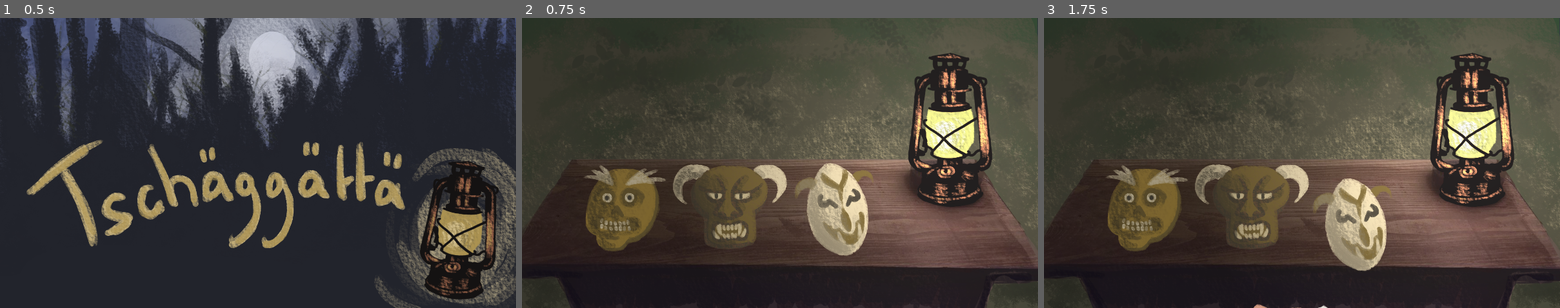
Above: before the commit, frames 1-3 (left to right).
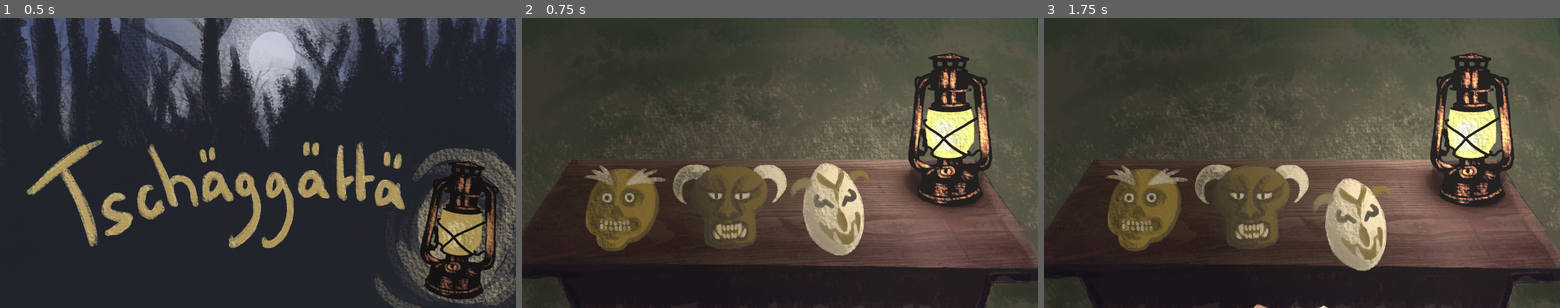
Above: after the commit, the same moments.

Repository: serrureriehurluberlesque/GGJ2026
Game: Godot game, scene res://scenes/main/main.tscn
The game is run twice, just before and just after one commit, with the same random seed, the same clock (stepped at 60 frames per second) and the same inputs.
Inputs (mouse positions are in pixels of both pictures, inside the frame that each line leads up to):
- Up to frame 1 (0.5 s): no input
- Up to frame 2 (0.75 s): tap Enter at 0.5 s; move the mouse to (831, 209) at 0.52 s; hold Up (ui_up) from 0.53 s (still down); hold E (activate) from 0.53 s (still down); click (831, 209) at 0.67 s
- Up to frame 3 (1.75 s): tap Space at 1.25 s; move the mouse to (1250, 206) at 1.27 s; release Up (ui_up) at 1.28 s; release E (activate) at 1.28 s; hold Down (ui_down) from 1.28 s (still down); click (1250, 206) at 1.35 s

Frame 1 is identical in both runs. In frame 2, 1.7% of the frame differs, in the area x 52-68%, y 50-82%; in frame 3, nothing differs.

Commit message:
add setup for deco

Diff:
--- a/ggj2026/scenes/main/main.tscn
+++ b/ggj2026/scenes/main/main.tscn
@@ -13,6 +13,7 @@
 [ext_resource type="Texture2D" uid="uid://b6optcde54ge6" path="res://scenes/main/assets/Trees_7.png" id="6_raeie"]
 [ext_resource type="Texture2D" uid="uid://d30v4tw35mtv4" path="res://scenes/main/assets/Shrubbery_8.png" id="7_hxu8e"]
 [ext_resource type="Script" uid="uid://dc7j5aw1nf2kx" path="res://scenes/main/lantern.gd" id="8_hxu8e"]
+[ext_resource type="Texture2D" uid="uid://w6dnq83ic7ml" path="res://scenes/main/assets/eyes.png" id="12_62atk"]
 [ext_resource type="Texture2D" uid="uid://bxhgi4mkmqvhw" path="res://scenes/main/assets/neutral_point_light.webp" id="13_th5th"]
 [ext_resource type="Script" uid="uid://b8xpq7qr8r6st" path="res://scenes/main/point_light_2d.gd" id="14_7smn1"]
 [ext_resource type="AudioStream" uid="uid://csygubyi44isj" path="res://scenes/main/assets/sounds/mask breathing.wav" id="14_m4h2d"]
@@ -108,7 +109,7 @@
 tracks/3/interp = 1
 tracks/3/loop_wrap = true
 tracks/3/keys = {
-"times": PackedFloat32Array(0.7, 2.5),
+"times": PackedFloat32Array(0.6666667, 2.4666667),
 "transitions": PackedFloat32Array(1, 1),
 "values": [{
 "args": [0.0],
@@ -390,7 +391,7 @@
 
 [node name="mask_3" parent="Background/bg_light/Masks" unique_id=1181649016 instance=ExtResource("5_yyfjg")]
 unique_name_in_owner = true
-position = Vector2(1160, 1793.9999)
+position = Vector2(1145.0001, 1794)
 rotation = 0.0062934435
 type = 3
 
@@ -404,6 +405,15 @@
 position = Vector2(387, 1785.9999)
 rotation = -0.045837246
 type = 1
+
+[node name="Deco" type="Node2D" parent="." unique_id=981910836]
+
+[node name="Yeux" type="Sprite2D" parent="Deco" unique_id=1304014788]
+visible = false
+z_index = 10
+position = Vector2(702, 648)
+scale = Vector2(0.05, 0.05)
+texture = ExtResource("12_62atk")
 
 [node name="Monsters" parent="." unique_id=1929812014 instance=ExtResource("6_ow5a4")]
 
@@ -440,6 +450,8 @@
 
 [node name="AnimationPlayerIntro" type="AnimationPlayer" parent="." unique_id=501664215]
 libraries/ = SubResource("AnimationLibrary_hujxm")
+
+[node name="AnimationPlayerDeco" type="AnimationPlayer" parent="." unique_id=281489554]
 
 [node name="Light" type="Node" parent="." unique_id=1401377988]
 unique_name_in_owner = true
Not shown, changed: ggj2026/scenes/main/assets/chisel wood intro.wav.import
Binary file added: ggj2026/scenes/main/assets/eyes.png
Not shown, added: ggj2026/scenes/main/assets/eyes.png.import
Binary file added: ggj2026/scenes/main/assets/fireflies.png
Not shown, added: ggj2026/scenes/main/assets/fireflies.png.import
Binary file added: ggj2026/scenes/main/assets/lebuissonbouge.png
Not shown, added: ggj2026/scenes/main/assets/lebuissonbouge.png.import
Not shown: 1 places in ggj2026/scenes/main/main.tscn that only renumber resources
Not shown, changed: ggj2026/scenes/main/assets/chisel wood intro.wav
